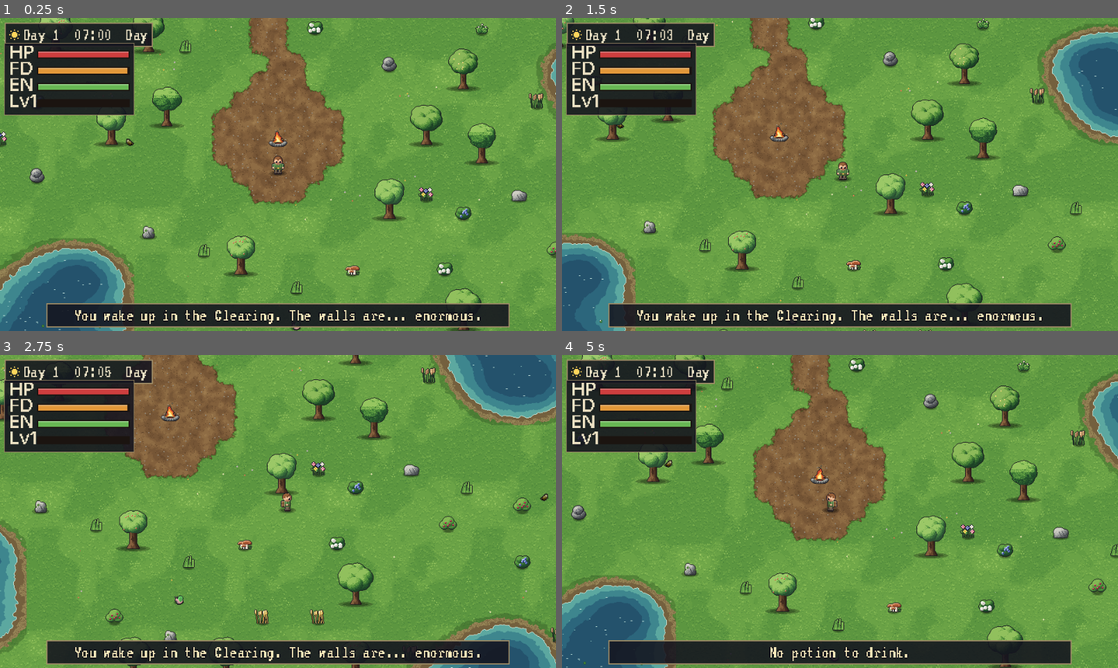
Above: before the commit, frames 1-4 (two rows, left to right).
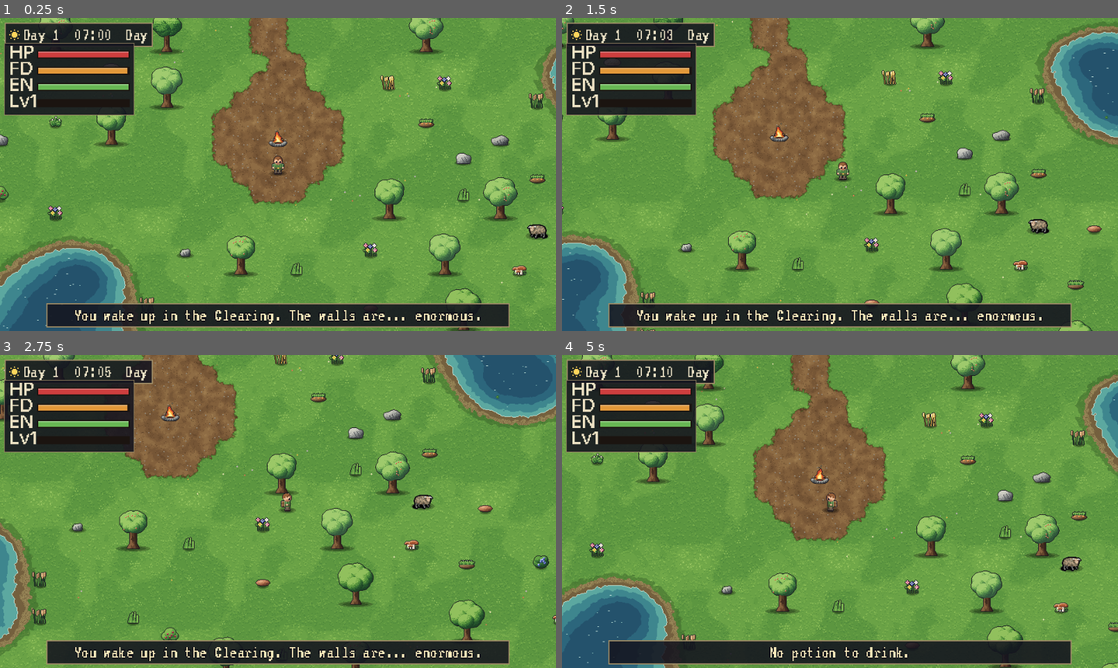
Above: after the commit, the same moments.

Repository: GillesBodart/laby
Game: Godot game, scene res://scenes/world/world.tscn
Same seed, same stepped clock (60 frames per second), same inputs: the game is played once before the commit and once after it.
Inputs (mouse positions are in pixels of both pictures, inside the frame that each line leads up to):
- Up to frame 1 (0.25 s): no input
- Up to frame 2 (1.5 s): tap Enter at 0.5 s; move the mouse to (962, 158) at 0.52 s; hold D (move_right) 0.53-1.28 s; hold Space (attack) 0.53-1.28 s; click (962, 158) at 0.67 s; move the mouse to (728, 190) at 1.27 s; hold S (move_down) from 1.28 s (still down); tap Q (build_next) at 1.35 s
- Up to frame 3 (2.75 s): move the mouse to (333, 442) at 2.02 s; release S (move_down) at 2.03 s; hold D (move_right) from 2.03 s (still down); hold F (build_place) from 2.03 s (still down)
- Up to frame 4 (5 s): move the mouse to (812, 574) at 2.77 s; release D (move_right) at 2.78 s; release F (build_place) at 2.78 s; hold W (move_up) 2.78-3.53 s; tap X (build_remove) at 2.85 s; click (812, 574) at 2.92 s; move the mouse to (1006, 558) at 3.52 s; hold B (build_toggle) 3.53-4.28 s; hold A (move_left) from 3.53 s (still down); move the mouse to (673, 464) at 4.27 s; tap H (drink) at 4.35 s

The runs differ from the first frame. In frame 1, 6.9% of the frame differs, in the area x 0-100%, y 0-100%; in frame 2, 6.1%; in frame 3, 8.4%; in frame 4, 6.7%.

Commit message:
Fix ponds clipped by a too-small overlay box
Co-authored-by: Copilot <223556219+Copilot@users.noreply.github.com>

Diff:
--- a/scripts/world/pond.gd
+++ b/scripts/world/pond.gd
@@ -32,12 +32,43 @@
 	return f
 
 
-## Bounding rectangle in cells (with room for the bank).
+## Field below which nothing is painted (bank shadow edge, minus the wobble).
+const EDGE := 0.5
+
+
+## Bounding rectangle in cells (with room for the bank). Blobs add up, so a
+## side is pushed out while the field along it is still above EDGE.
 static func bounds(blobs: Array) -> Rect2:
 	var r := Rect2(blobs[0].c, Vector2.ZERO)
 	for b in blobs:
 		r = r.expand(b.c - b.r * 1.6).expand(b.c + b.r * 1.6)
-	return r
+	var lo := r.position
+	var hi := r.end
+	for i in 40:
+		var grown := false
+		if _edge_max(blobs, Vector2(lo.x, lo.y), Vector2(lo.x, hi.y)) > EDGE:
+			lo.x -= 0.5
+			grown = true
+		if _edge_max(blobs, Vector2(hi.x, lo.y), Vector2(hi.x, hi.y)) > EDGE:
+			hi.x += 0.5
+			grown = true
+		if _edge_max(blobs, Vector2(lo.x, lo.y), Vector2(hi.x, lo.y)) > EDGE:
+			lo.y -= 0.5
+			grown = true
+		if _edge_max(blobs, Vector2(lo.x, hi.y), Vector2(hi.x, hi.y)) > EDGE:
+			hi.y += 0.5
+			grown = true
+		if not grown:
+			break
+	return Rect2(lo, hi - lo)
+
+
+static func _edge_max(blobs: Array, a: Vector2, b: Vector2) -> float:
+	var best := 0.0
+	var steps := maxi(2, int(ceil(a.distance_to(b) * 4.0)))
+	for k in steps + 1:
+		best = maxf(best, field(blobs, a.lerp(b, float(k) / steps)))
+	return best
 
 
 static func _hash(x: int, y: int, s: int) -> float:
--- a/tests/unit/test_clearing_generator.gd
+++ b/tests/unit/test_clearing_generator.gd
@@ -157,3 +157,15 @@
 			check(pixel.call(c * tile).a < 0.5, "corner %s rounded off" % c)
 			check(pixel.call(c * tile + Vector2i(tile - 2, tile - 2)).a == 1.0, "inner side of %s is dirt" % c)
 	check(corners > 0, "found outer corners")
+
+
+func test_pond_art_is_never_clipped() -> void:
+	for s in [1, 5, 9, 42, 77, 2024]:
+		for pond in ClearingGenerator.generate(s).ponds:
+			var img := Pond.paint(pond.blobs, 16, pond.seed)
+			var clipped := 0
+			for x in img.get_width():
+				clipped += int(img.get_pixel(x, 0).a > 0.0) + int(img.get_pixel(x, img.get_height() - 1).a > 0.0)
+			for y in img.get_height():
+				clipped += int(img.get_pixel(0, y).a > 0.0) + int(img.get_pixel(img.get_width() - 1, y).a > 0.0)
+			check_eq(clipped, 0, "seed %d pond border is transparent" % s)
